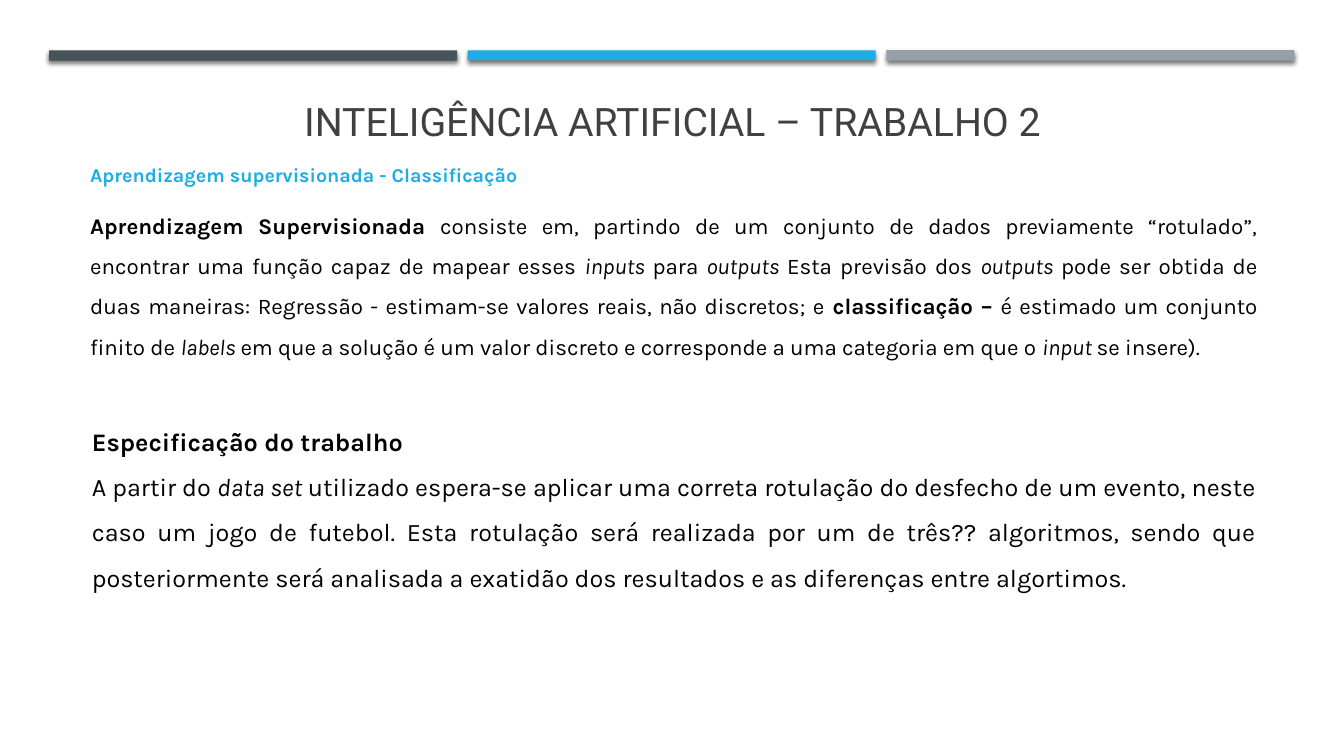
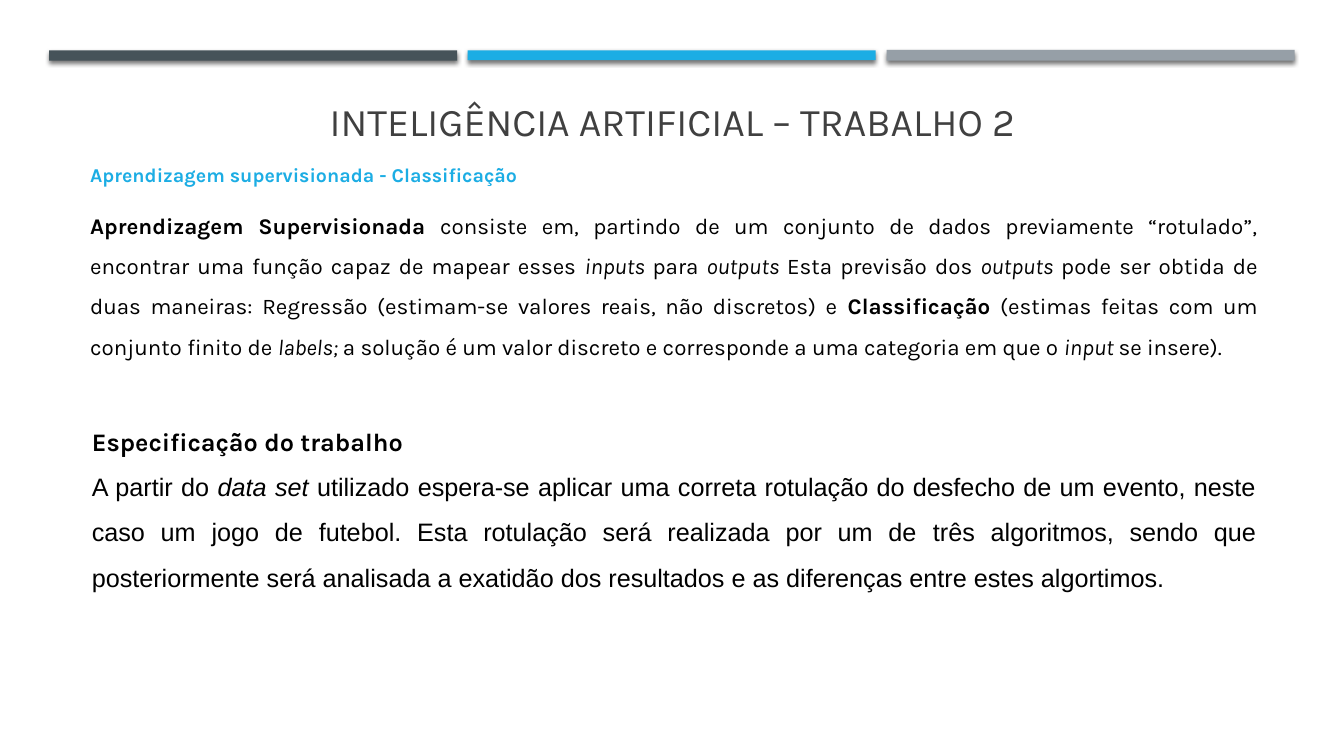
Before and after one commit to j-vm/FEUP_IART_2020, a slide deck: slide 2 of Assigment2/Checkpoint1_trabalho2.pptx. Drawn at 1344x756 pixels with LibreOffice and Linux fonts; fonts in the diff are those of the drawing. Boxes give left, top, right and bottom in pixels: in the first picture for what was removed or moved away, otherwise in the second. Text is boxed around its words. In the diff, an @@ line names an element or a change of style, - is before the commit and + after.

Commit message:
ppt updated

```diff
--- a/Assigment2/Checkpoint1_trabalho2.pptx
+++ b/Assigment2/Checkpoint1_trabalho2.pptx
@@ text "INTELIGÊNCIA ARTIFICIAL – TRABALHO 2" at [330,101,1015,137]: font Roboto to Karla @@
@@ text at [90,218,1258,361]: text changed @@
-Aprendizagem Supervisionada consiste em, partindo de um conjunto de dados previamente “rotulado”, encontrar uma função capaz de mapear esses inputs para outputs Esta previsão dos outputs pode ser obtida de duas maneiras: Regressão - estimam-se valores reais, não discretos; e classificação – é estimado um conjunto finito de labels em que a solução é um valor discreto e corresponde a uma categoria em que o input se insere).
+Aprendizagem Supervisionada consiste em, partindo de um conjunto de dados previamente “rotulado”, encontrar uma função capaz de mapear esses inputs para outputs Esta previsão dos outputs pode ser obtida de duas maneiras: Regressão (estimam-se valores reais, não discretos) e Classificação (estimas feitas com um conjunto finito de labels; a solução é um valor discreto e corresponde a uma categoria em que o input se insere).
@@ text at [92,477,1256,592]: text changed; font Karla to Arial @@
-A partir do data set utilizado espera-se aplicar uma correta rotulação do desfecho de um evento, neste caso um jogo de futebol. Esta rotulação será realizada por um de três?? algoritmos, sendo que posteriormente será analisada a exatidão dos resultados e as diferenças entre algortimos.
+A partir do data set utilizado espera-se aplicar uma correta rotulação do desfecho de um evento, neste caso um jogo de futebol. Esta rotulação será realizada por um de três algoritmos, sendo que posteriormente será analisada a exatidão dos resultados e as diferenças entre estes algortimos.
```
Also in this commit, not shown: 7 other slides changed, 3 slides added, 3 other files.
